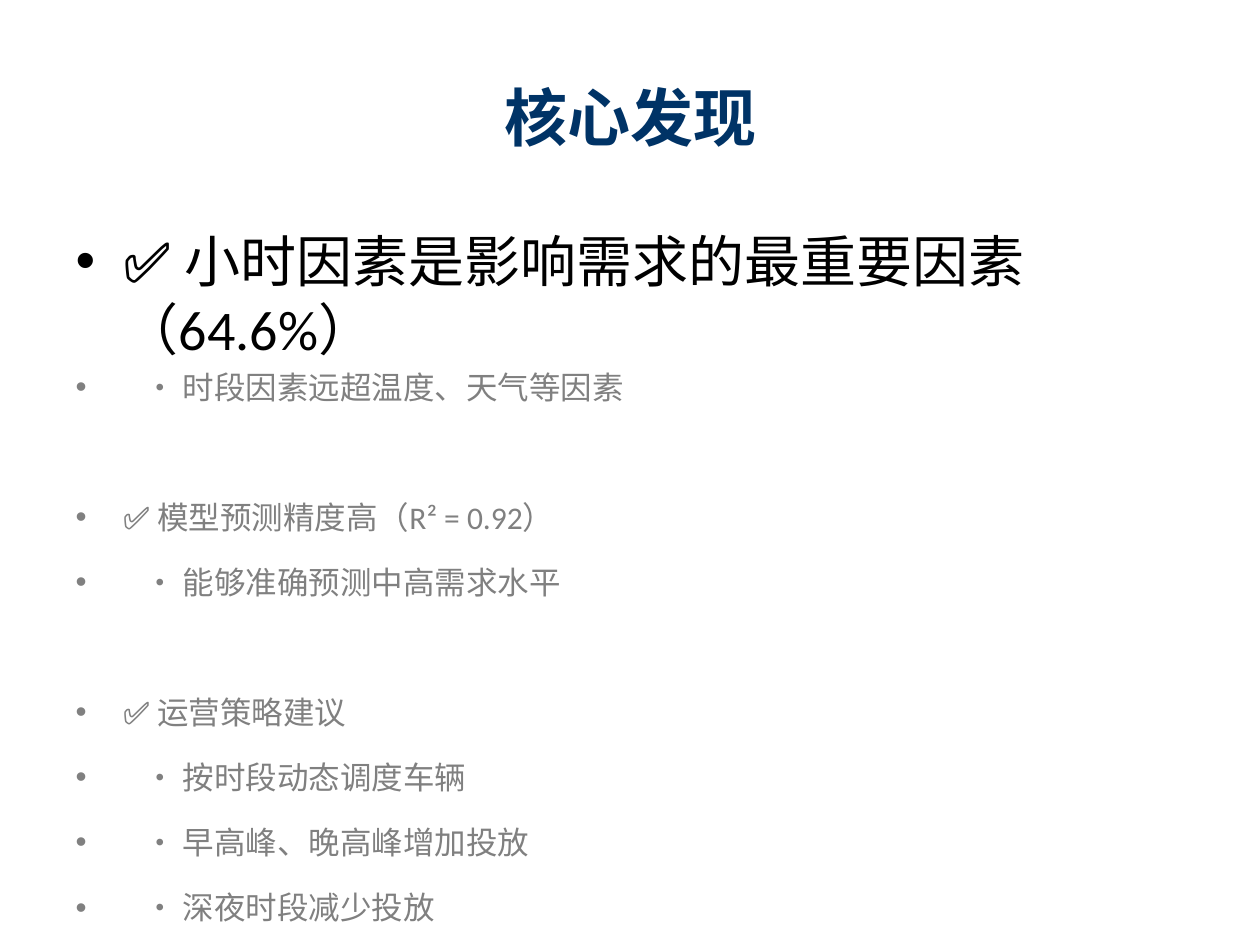
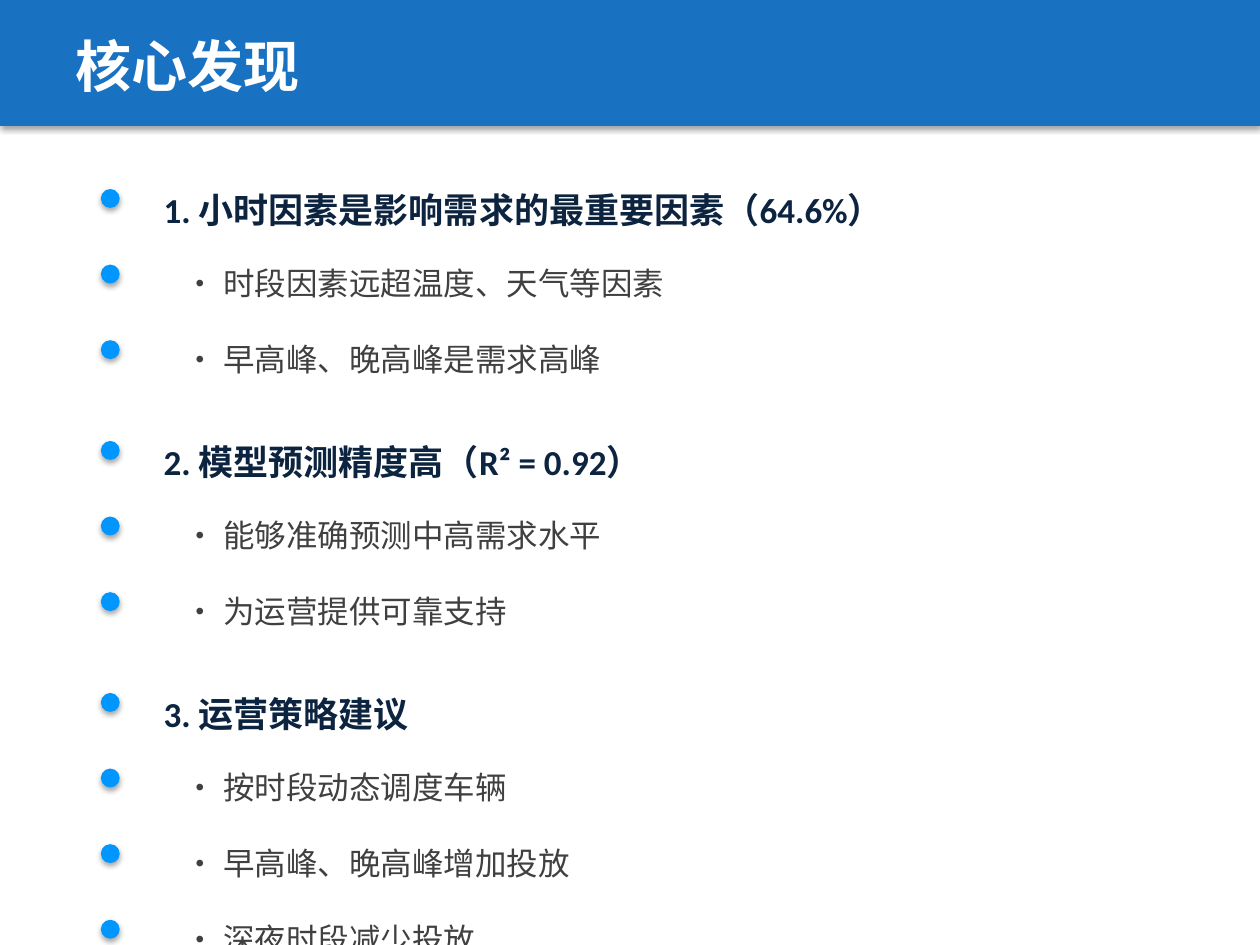
Before and after one commit to Dearlimg/bikeproblem, a slide deck: slide 6 of doc/共享单车租赁预测系统.pptx. Drawn at 1260x945 pixels with LibreOffice and Linux fonts; fonts in the diff are those of the drawing. Boxes give left, top, right and bottom in pixels: in the first picture for what was removed or moved away, otherwise in the second. Text is boxed around its words. In the diff, an @@ line names an element or a change of style, - is before the commit and + after.

```diff
--- a/doc/共享单车租赁预测系统.pptx
+++ b/doc/共享单车租赁预测系统.pptx
@@ rectangle added at [0,0,1260,126], fill #1971C2 @@
@@ text "核心发现": place and size @@
-text "核心发现" at [504,87,756,147]
+text "核心发现" at [75,39,299,92]
@@ text "核心发现" at [75,39,299,92]: size 36 to 32 pt, text colour #003366 to #FFFFFF; alignment centre to left; vertical alignment middle to top @@
@@ ellipse added at [101,189,120,208], fill #0096FF @@
@@ text added at [164,193,883,227], 20 pt, text #0D2440, bold @@
+1. 小时因素是影响需求的最重要因素（64.6%）
@@ text removed at [123,235,1024,857] @@
-• ✅ 小时因素是影响需求的最重要因素（64.6%）
-• • 时段因素远超温度、天气等因素
-• ✅ 模型预测精度高（R² = 0.92）
-• • 能够准确预测中高需求水平
-• ✅ 运营策略建议
-• • 按时段动态调度车辆
-• • 早高峰、晚高峰增加投放
-• • 深夜时段减少投放
@@ ellipse added at [101,265,120,284], fill #0096FF @@
@@ text added at [223,268,664,298], 18 pt, text #404040 @@
+• 时段因素远超温度、天气等因素
@@ ellipse added at [101,340,120,359], fill #0096FF @@
@@ text added at [223,344,601,374], 18 pt, text #404040 @@
+• 早高峰、晚高峰是需求高峰
@@ ellipse added at [101,441,120,460], fill #0096FF @@
@@ text added at [164,445,642,479], 20 pt, text #0D2440, bold @@
+2. 模型预测精度高（R² = 0.92）
@@ ellipse added at [101,517,120,536], fill #0096FF @@
@@ text added at [223,520,601,550], 18 pt, text #404040 @@
+• 能够准确预测中高需求水平
@@ ellipse added at [101,592,120,611], fill #0096FF @@
@@ text added at [223,596,507,626], 18 pt, text #404040 @@
+• 为运营提供可靠支持
@@ ellipse added at [101,693,120,712], fill #0096FF @@
@@ text added at [164,697,409,731], 20 pt, text #0D2440, bold @@
+3. 运营策略建议
@@ ellipse added at [101,769,120,788], fill #0096FF @@
@@ text added at [223,772,507,802], 18 pt, text #404040 @@
+• 按时段动态调度车辆
@@ ellipse added at [101,844,120,863], fill #0096FF @@
@@ text added at [223,848,569,878], 18 pt, text #404040 @@
+• 早高峰、晚高峰增加投放
@@ ellipse added at [101,920,120,939], fill #0096FF @@
@@ text added at [151,914,1159,945], 18 pt, text #404040 @@
+• 深夜时段减少投放
```
Also in this commit, not shown: 7 other slides changed, 1 slide added, 1 slide removed, 1 other file.
